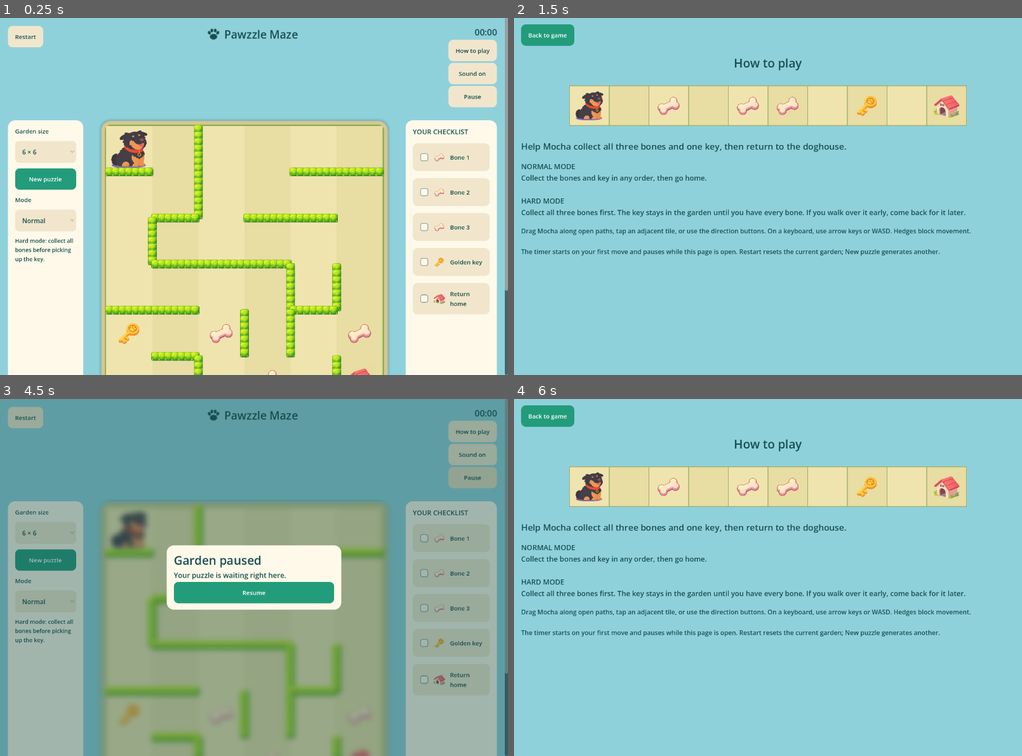
Above: before the commit, frames 1-4 (two rows, left to right).
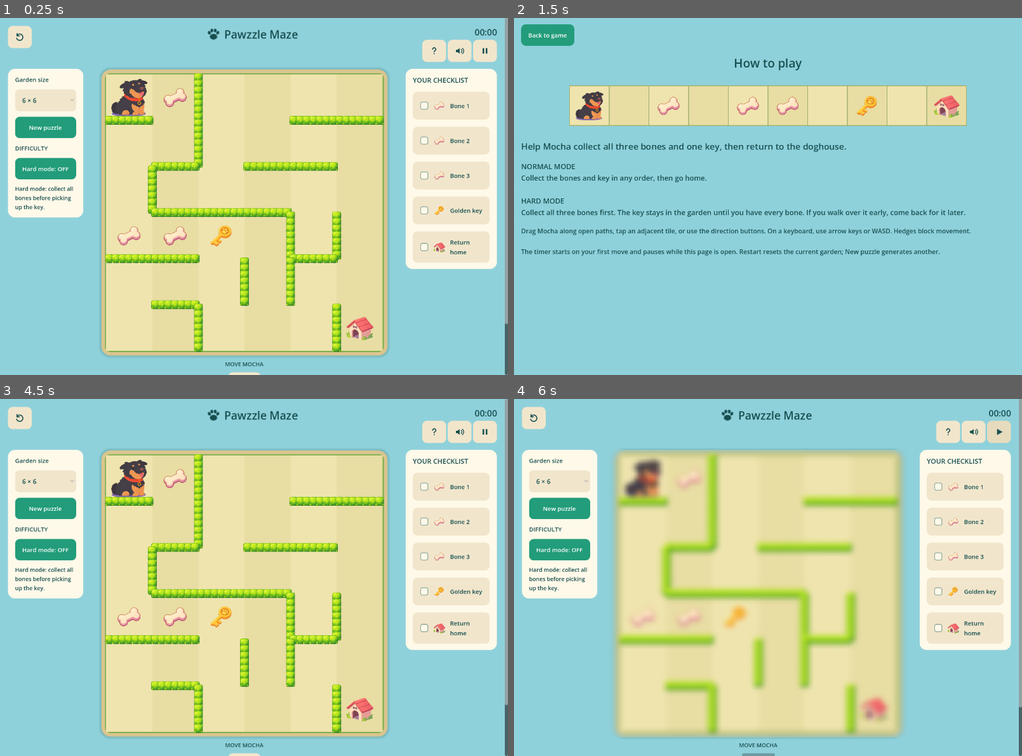
Above: after the commit, the same moments.

Repository: timothylee58/Pawzzle-Maze
Game: Godot game, scene res://garden/main.tscn
Two runs of this game, one before a commit and one after it. Both use one fixed random seed, a clock stepped at 60 frames per second and the inputs below. Sound files missing from this copy of the repository are replaced by a short silence.
Inputs (mouse positions are in pixels of both pictures, inside the frame that each line leads up to; where the layout moved, square brackets give the same spot in the first picture):
- Up to frame 1 (0.25 s): no input
- Up to frame 2 (1.5 s): click (534, 35) [539, 35] at 0.5 s; click (945, 50) [986, 50] at 1.25 s
- Up to frame 3 (4.5 s): click "Back to game" at 2 s; click (457, 431) [472, 456] at 2.75 s; click (457, 431) [472, 456] at 3.5 s; click (472, 477) at 4.25 s, where only the run before the commit has a clickable "Pause"
- Up to frame 4 (6 s): click (768, 591) at 5 s, where only the run before the commit has a clickable "Resume"; click (996, 431) at 5.77 s

The runs differ from the first frame. In frame 1, 43% of the frame differs, in the area x 1-100%, y 2-100%; in frame 2, nothing differs; in frame 3, 99%, in the area x 0-100%, y 0-100%; in frame 4, 62%.

Commit message:
Fix success controls and validate no-backtracking gardens

Diff:
--- a/games/godot/garden/board.gd
+++ b/games/godot/garden/board.gd
@@ -133,7 +133,7 @@
 	drag_position = point
 
 func _input(event: InputEvent) -> void:
-	if locked or level.is_empty() or get_tree().paused:
+	if locked or not is_visible_in_tree() or level.is_empty() or get_tree().paused:
 		cancel_drag()
 		return
 	var transform := get_global_transform_with_canvas().affine_inverse()
--- a/games/godot/garden/integration_test.gd
+++ b/games/godot/garden/integration_test.gd
@@ -10,11 +10,12 @@
 	call_deferred("run")
 func run() -> void:
 	var game = load("res://garden/main.tscn").instantiate()
+	root.size = Vector2i(1280, 900)
 	root.add_child(game)
 	await process_frame
 	var original: Dictionary = game.saves.duplicate(true)
 	game.saves = {"bests": {}, "muted": false}
-	game.level = game.rules.generate(6, "PAW-1024")
+	game.level = game.rules.generate_legacy(6, "PAW-1024")
 	game.optimal = game.rules.solve(game.level).size()
 	game.restart()
 	var initial: Dictionary = game.state.duplicate()
@@ -55,6 +56,18 @@
 	game.saves = {"bests": {}, "muted": false}
 	game._load_save()
 	check(game.saves.bests[game.best_key()] == route.size(), "reload best")
+
+	await click_button(game.win_restart)
+	check(not game.overlay.visible and game.state.pos == 0 and not game.board.locked, "real click: Play again resets and unlocks")
+	for to in route: game.step(to)
+	await click_button(game.win_next)
+	check(not game.overlay.visible and game.level.seed != original_seed and not game.board.locked, "real click: Another adventure generates and unlocks")
+	game.hard_toggle.button_pressed = true
+	game._toggle_hard()
+	check(game.level.hard and game.hard_toggle.text == "Hard mode: ON", "visible hard toggle generates hard puzzle")
+	game.hard_toggle.button_pressed = false
+	game._toggle_hard()
+	game.level = game.rules.generate_legacy(6, "PAW-1024")
 	game.restart()
 	var board = game.board
 	board.board_rect = Rect2(0, 0, 600, 600)
@@ -117,10 +130,53 @@
 				state = game.rules.move(level, state, cell)
 				if state.key and state.mask != 7: valid_order = false
 			check(not path.is_empty() and game.rules.won(level, state) and valid_order, "hard solvable and ordered size %d sample %d" % [n, sample])
+
 	check(game.timer_label.text == "00:00", "timer has no prefix")
+	for n in range(5, 15):
+		for sample in 100:
+			for hard in [false, true]:
+				var puzzle: Dictionary = game.rules.generate(n, "verified-%d-%d" % [n, sample], hard)
+				var seen := {0: true}
+				var current: Dictionary = game.rules.initial()
+				var valid := true
+				for cell in puzzle.route:
+					if seen.has(cell) or (cell == puzzle.key and current.mask != 7): valid = false
+					seen[cell] = true
+					current = game.rules.move(puzzle, current, cell)
+					if current.is_empty():
+						valid = false
+						break
+				check(valid and game.rules.won(puzzle, current), "no-backtrack route size %d sample %d hard %s" % [n, sample, hard])
+	var verified: Dictionary = game.rules.generate(6, "negative-validation", true)
+	check(not game.rules.validate_route(verified, []), "reject incomplete route")
+	check(not game.rules.validate_route(verified, [verified.route[0], 0] + verified.route), "reject backtracking")
+	var swapped: Dictionary = verified.duplicate(true)
+	swapped.key = verified.items[0]
+	swapped.items[0] = verified.key
+	check(not game.rules.validate_route(swapped, verified.route), "reject key before all bones")
+	await click_button(game.pause_button)
+	check(paused and game.board.blur_layer.visible and game.pause_button.tooltip_text == "Resume", "pause icon toggles to play")
+	await click_button(game.pause_button)
+	check(not paused and not game.board.blur_layer.visible and game.pause_button.tooltip_text == "Pause", "play icon resumes")
+
 	game.saves = original
 	game._save()
 	game.queue_free()
 	await create_timer(0.1).timeout
 	print("Garden integration: %d checks; %d failures." % [checks, failures])
 	quit(1 if failures else 0)
+
+func click_button(control: Button) -> void:
+	await process_frame
+	await process_frame
+	var click := InputEventMouseButton.new()
+	click.button_index = MOUSE_BUTTON_LEFT
+	click.position = control.get_global_rect().get_center()
+	click.global_position = click.position
+	click.pressed = true
+	root.push_input(click, true)
+	await process_frame
+	click = click.duplicate()
+	click.pressed = false
+	root.push_input(click, true)
+	await process_frame
--- a/games/godot/garden/main.gd
+++ b/games/godot/garden/main.gd
@@ -12,7 +12,10 @@
 var board: Control
 var size_select: OptionButton
 var setup_panel: PanelContainer
-var mode_select: OptionButton
+var hard_toggle: Button
+var pause_button: Button
+var win_next: Button
+var win_restart: Button
 var header: Control
 var header_left: VBoxContainer
 var header_right: VBoxContainer
@@ -134,17 +137,21 @@
 	brand.add_child(brand_title)
 	header_left = VBoxContainer.new()
 	header.add_child(header_left)
-	header_left.add_child(button("Restart", restart))
+	header_left.add_child(icon_button("restart", "Restart puzzle", restart))
 	header_right = VBoxContainer.new()
 	header.add_child(header_right)
 	timer_label = label("00:00", 22)
 	timer_label.horizontal_alignment = HORIZONTAL_ALIGNMENT_RIGHT
 	timer_label.autowrap_mode = TextServer.AUTOWRAP_OFF
 	header_right.add_child(timer_label)
-	header_right.add_child(button("How to play", _show_help))
-	sound = button("Sound off" if saves.muted else "Sound on", _toggle_sound)
-	header_right.add_child(sound)
-	header_right.add_child(button("Pause", func(): get_node("/root/GPX").set_pause_reason("manual", true)))
+	var tools_row := HBoxContainer.new()
+	header_right.add_child(tools_row)
+	tools_row.add_child(icon_button("help", "How to play", _show_help))
+	sound = icon_button("muted" if saves.muted else "sound", "Turn sound on" if saves.muted else "Mute sound", _toggle_sound)
+	tools_row.add_child(sound)
+	pause_button = icon_button("pause", "Pause", _toggle_pause)
+	pause_button.process_mode = Node.PROCESS_MODE_ALWAYS
+	tools_row.add_child(pause_button)
 	header.resized.connect(_layout_header)
 	header_right.resized.connect(_layout_header)
 	layout = BoxContainer.new()
@@ -152,6 +159,7 @@
 	page.add_child(layout)
 	setup_panel = panel()
 	setup_panel.custom_minimum_size.x = 190
+	setup_panel.size_flags_vertical = Control.SIZE_SHRINK_BEGIN
 	layout.add_child(setup_panel)
 	var setup := VBoxContainer.new()
 	setup.add_theme_constant_override("separation", 14)
@@ -200,6 +208,7 @@
 	play_panel.add_child(movement_help)
 	objectives_panel = panel()
 	objectives_panel.custom_minimum_size.x = 230
+	objectives_panel.size_flags_vertical = Control.SIZE_SHRINK_BEGIN
 	layout.add_child(objectives_panel)
 	var objectives := VBoxContainer.new()
 	objectives.add_theme_constant_override("separation", 18)
@@ -214,15 +223,11 @@
 	setup.add_child(size_select)
 	size_select.item_selected.connect(func(_index): generate())
 	setup.add_child(button("New puzzle", generate, true))
-	setup.add_child(label("Mode", 15))
-	mode_select = OptionButton.new()
-	mode_select.add_item("Normal", 0)
-	mode_select.add_item("Hard", 1)
-	mode_select.custom_minimum_size.y = 44
-	mode_select.add_theme_stylebox_override("normal", style("#f1e6cc", 10))
-	mode_select.add_theme_color_override("font_color", Color("#174f50"))
-	setup.add_child(mode_select)
-	mode_select.item_selected.connect(func(_index): generate())
+	setup.add_child(label("DIFFICULTY", 15))
+	hard_toggle = button("Hard mode: OFF", _toggle_hard, true)
+	hard_toggle.toggle_mode = true
+	hard_toggle.tooltip_text = "Toggle Hard mode and generate a new garden"
+	setup.add_child(hard_toggle)
 	setup.add_child(label("Hard mode: collect all bones before picking up the key.", 14))
 	objectives.add_child(label("YOUR CHECKLIST", 17))
 	checked_icon = _svg_icon('<rect x="2" y="2" width="20" height="20" rx="5" fill="#229c7a"/><path d="m6 12 4 4 8-9" fill="none" stroke="#ffffff" stroke-width="2.5" stroke-linecap="round" stroke-linejoin="round"/>')
@@ -259,8 +264,12 @@
 	win_box.add_child(label("A royal success.", 30))
 	result = label("", 20)
 	win_box.add_child(result)
-	win_box.add_child(button("Another adventure", next_puzzle, true))
-	win_box.add_child(button("Play again", restart))
+	win_next = button("Another adventure", next_puzzle, true)
+	win_next.name = "AnotherAdventure"
+	win_box.add_child(win_next)
+	win_restart = button("Play again", restart)
+	win_restart.name = "PlayAgain"
+	win_box.add_child(win_restart)
 	pause_cover = _make_overlay()
 	pause_cover.add_theme_stylebox_override("panel", style("#174f5066", 0))
 	pause_cover.process_mode = Node.PROCESS_MODE_ALWAYS
@@ -339,7 +348,7 @@
 
 func generate() -> void:
 	var seed_value := str(Time.get_ticks_usec()) + "-" + str(randi())
-	level = rules.generate(size_select.get_selected_id(), seed_value, mode_select.selected == 1)
+	level = rules.generate(size_select.get_selected_id(), seed_value, hard_toggle.button_pressed)
 	optimal = rules.solve(level).size()
 	restart()
 
@@ -422,6 +431,7 @@
 	return ("hard:" if level.get("hard", false) else "normal:") + str(level.size) + ":" + level.seed
 
 func refresh() -> void:
+	board.locked = get_tree().paused or overlay.visible or help_cover.visible
 	for i in 5:
 		var complete: bool = bool(state.mask & (1 << i)) if i < 3 else bool(state.key) if i == 3 else rules.won(level, state)
 		objective_checks[i].texture = checked_icon if complete else unchecked_icon
@@ -433,14 +443,17 @@
 	begin()
 	saves.muted = not bool(saves.muted)
 	AudioServer.set_bus_mute(0, saves.muted)
-	sound.text = "Sound off" if saves.muted else "Sound on"
+	sound.icon = _control_icon("muted" if saves.muted else "sound")
+	sound.tooltip_text = "Turn sound on" if saves.muted else "Mute sound"
 	_save()
 
 func _paused(value: bool) -> void:
-	pause_cover.visible = value and not help_cover.visible
-	board.locked = value
+	pause_cover.visible = value and not help_cover.visible and not get_node("/root/GPX").pause_reasons.has("manual")
+	board.locked = value or overlay.visible or help_cover.visible
+	pause_button.icon = _control_icon("play" if value else "pause")
+	pause_button.tooltip_text = "Resume" if value else "Pause"
 	board.set_blurred(value)
-	for control in direction_buttons: control.disabled = value
+	for control in direction_buttons: control.disabled = value or overlay.visible
 	if value: board.cancel_drag()
 	if music != null: music.stream_paused = value
 
@@ -463,6 +476,33 @@
 func _layout_header() -> void:
 	if header == null or header_right == null: return
 	var compact := size.x < 600
-	header.custom_minimum_size.y = 270 if compact else 220
+	header.custom_minimum_size.y = 135 if compact else 90
 	header_left.position = Vector2(0, 50 if compact else 0)
 	header_right.position = Vector2(maxf(0, header.size.x - header_right.size.x), 50 if compact else 0)
+
+func _toggle_hard() -> void:
+	hard_toggle.text = "Hard mode: ON" if hard_toggle.button_pressed else "Hard mode: OFF"
+	generate()
+
+func _toggle_pause() -> void:
+	var gpx = get_node("/root/GPX")
+	gpx.set_pause_reason("manual", not gpx.pause_reasons.has("manual"))
+
+func icon_button(kind: String, description: String, action: Callable) -> Button:
+	var control := button("", action)
+	control.icon = _control_icon(kind)
+	control.tooltip_text = description
+	control.custom_minimum_size = Vector2(48, 48)
+	control.focus_mode = Control.FOCUS_NONE
+	return control
+
+func _control_icon(kind: String) -> Texture2D:
+	var paths := {
+		"pause": '<path d="M8 5v14M16 5v14" stroke="#174f50" stroke-width="4"/>',
+		"play": '<path d="m7 4 14 8-14 8z" fill="#174f50"/>',
+		"help": '<path d="M8 8a4 4 0 1 1 6 3.5c-2 1-2 2-2 3" fill="none" stroke="#174f50" stroke-width="2.5" stroke-linecap="round"/><circle cx="12" cy="19" r="1.4" fill="#174f50"/>',
+		"restart": '<path d="M5 8a8 8 0 1 1-1 7M5 3v6h6" fill="none" stroke="#174f50" stroke-width="2.5" stroke-linecap="round" stroke-linejoin="round"/>',
+		"sound": '<path d="M3 9h4l5-4v14l-5-4H3z" fill="#174f50"/><path d="M16 8q4 4 0 8M19 5q7 7 0 14" fill="none" stroke="#174f50" stroke-width="2" stroke-linecap="round"/>',
+		"muted": '<path d="M3 9h4l5-4v14l-5-4H3z" fill="#174f50"/><path d="m16 9 6 6m0-6-6 6" stroke="#174f50" stroke-width="2" stroke-linecap="round"/>'
+	}
+	return _svg_icon(paths[kind])
--- a/games/godot/garden/rules.gd
+++ b/games/godot/garden/rules.gd
@@ -24,7 +24,7 @@
 	if p < n * (n - 1): result.append(p + n)
 	return result
 
-func generate(n: int, value: String, hard: bool = false) -> Dictionary:
+func generate_legacy(n: int, value: String, hard: bool = false) -> Dictionary:
 	assert(n >= 5 and n <= 14)
 	rng_seed(value)
 	var edges: Array = []
@@ -111,3 +111,52 @@
 				nodes.append({"state": next, "prev": at})
 		at += 1
 	return []
+
+# Place objectives on a simple route, and replay it before accepting the maze.
+func generate(n: int, value: String, hard: bool = false) -> Dictionary:
+	for attempt in 32:
+		var candidate := generate_legacy(n, value + ("-retry-%d" % attempt if attempt else ""), hard)
+		var parents := {0: -1}
+		var queue: Array = [0]
+		var at := 0
+		while at < queue.size() and not parents.has(candidate.home):
+			var p: int = queue[at]
+			at += 1
+			for q in candidate.edges[p]:
+				if not parents.has(q):
+					parents[q] = p
+					queue.append(q)
+		if not parents.has(candidate.home): continue
+		var route: Array = []
+		var cursor: int = candidate.home
+		while cursor != 0:
+			route.push_front(cursor)
+			cursor = parents[cursor]
+		if route.size() < 5: continue
+		var slots: Array = range(route.size() - 1)
+		for i in range(slots.size() - 1, 0, -1):
+			var j := int(rand_value() * (i + 1))
+			var temp = slots[i]
+			slots[i] = slots[j]
+			slots[j] = temp
+		slots = slots.slice(0, 4)
+		slots.sort()
+		candidate.items = [route[slots[0]], route[slots[1]], route[slots[2]]]
+		candidate.key = route[slots[3]]
+		candidate.route = route
+		if validate_route(candidate, route): return candidate
+	push_error("Could not generate a verified garden")
+	return {}
+
+func validate_route(level: Dictionary, route: Array) -> bool:
+	var visited := {0: true}
+	var current := initial()
+	var strict := level.duplicate()
+	strict.hard = true
+	for cell in route:
+		if visited.has(cell): return false
+		visited[cell] = true
+		if cell == level.key and current.mask != 7: return false
+		current = move(strict, current, cell)
+		if current.is_empty(): return false
+	return won(strict, current)
--- a/games/godot/garden/rules_test.gd
+++ b/games/godot/garden/rules_test.gd
@@ -12,7 +12,7 @@
 	var fixtures = JSON.parse_string(FileAccess.get_file_as_string("res://garden/parity.json"))
 	for fixture in fixtures:
 		var expected: Dictionary = fixture.level
-		var level: Dictionary = rules.generate(int(expected.size), expected.seed)
+		var level: Dictionary = rules.generate_legacy(int(expected.size), expected.seed)
 		check(JSON.parse_string(JSON.stringify(level.edges)) == expected.edges, "edges " + expected.seed)
 		check(JSON.parse_string(JSON.stringify(level.items)) == expected.items and level.key == expected.key, "objects " + expected.seed)
 		var solution: Array = rules.solve(level)
Not shown, changed: docs/GODOT_GARDEN_RELEASE.md
Not shown, changed: releases/pawzzle-mochas-garden-gamepix.zip
